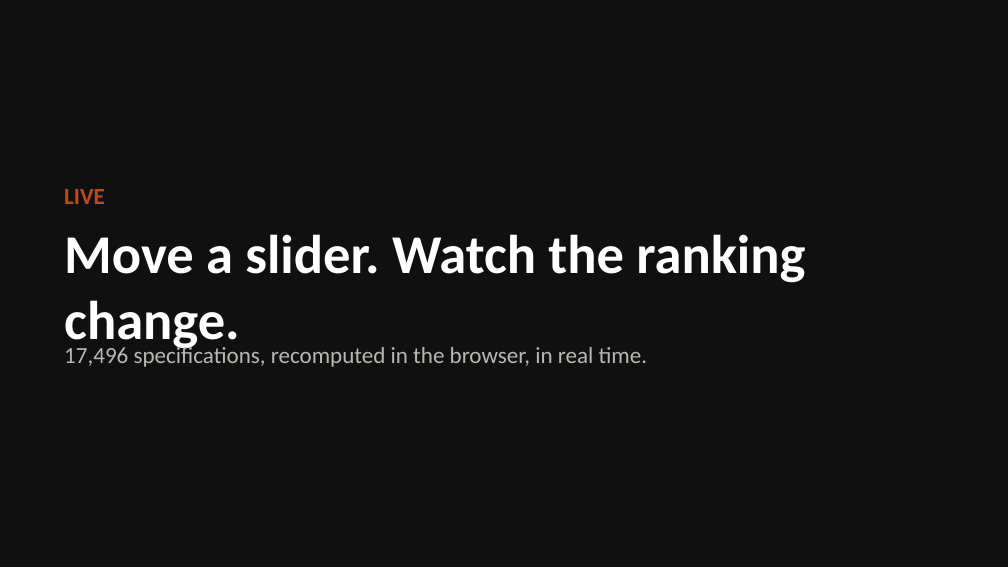
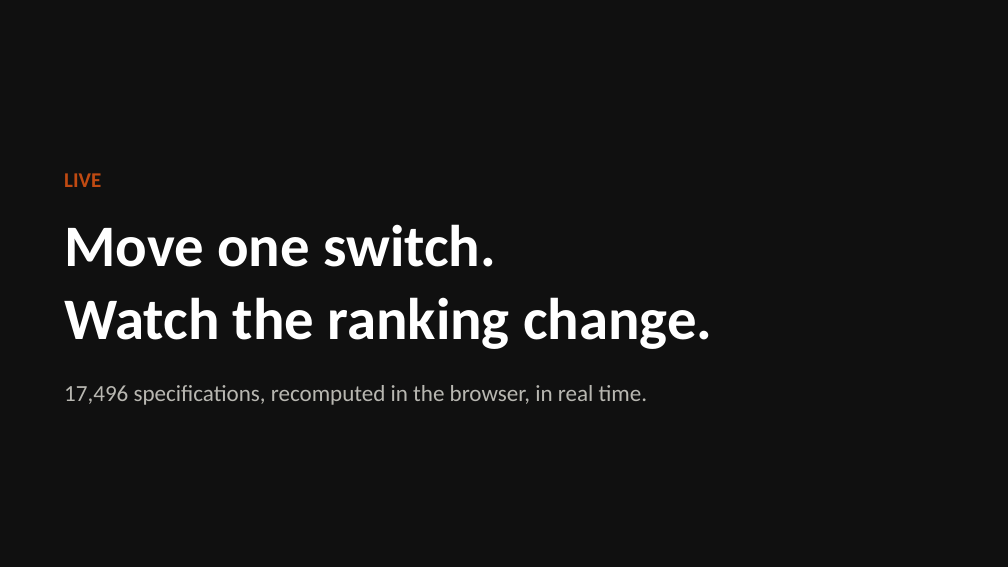
Before and after one commit to K14-coder/ETHack-Challenge-Accepted, a slide deck: slide 4 of CONTESTED_pitch.pptx (slide 5 before the commit). Drawn at 1008x567 pixels with LibreOffice and Linux fonts; fonts in the diff are those of the drawing. Boxes give left, top, right and bottom in pixels: in the first picture for what was removed or moved away, otherwise in the second. Text is boxed around its words. In the diff, an @@ line names an element or a change of style, - is before the commit and + after.

```diff
--- a/CONTESTED_pitch.pptx
+++ b/CONTESTED_pitch.pptx
@@ text "LIVE": place and size @@
-text "LIVE" at <box>64,189,105,204</box>
+text "LIVE" at <box>64,173,101,187</box>
@@ text "LIVE" at <box>64,173,101,187</box>: size 22 to 20 pt @@
@@ text at <box>64,224,712,349</box>: text changed; size 52 to 56 pt @@
-Move a slider. Watch the ranking change.
+Move one switch.
+Watch the ranking change.
@@ text "17,496 specifications, recomputed in the ..." rewrapped from <box>64,343,648,367</box> to <box>64,385,648,405</box> @@
```
Also in this commit, not shown: 1 other slide changed, 3 slides added, 4 slides removed, 1 other file.
